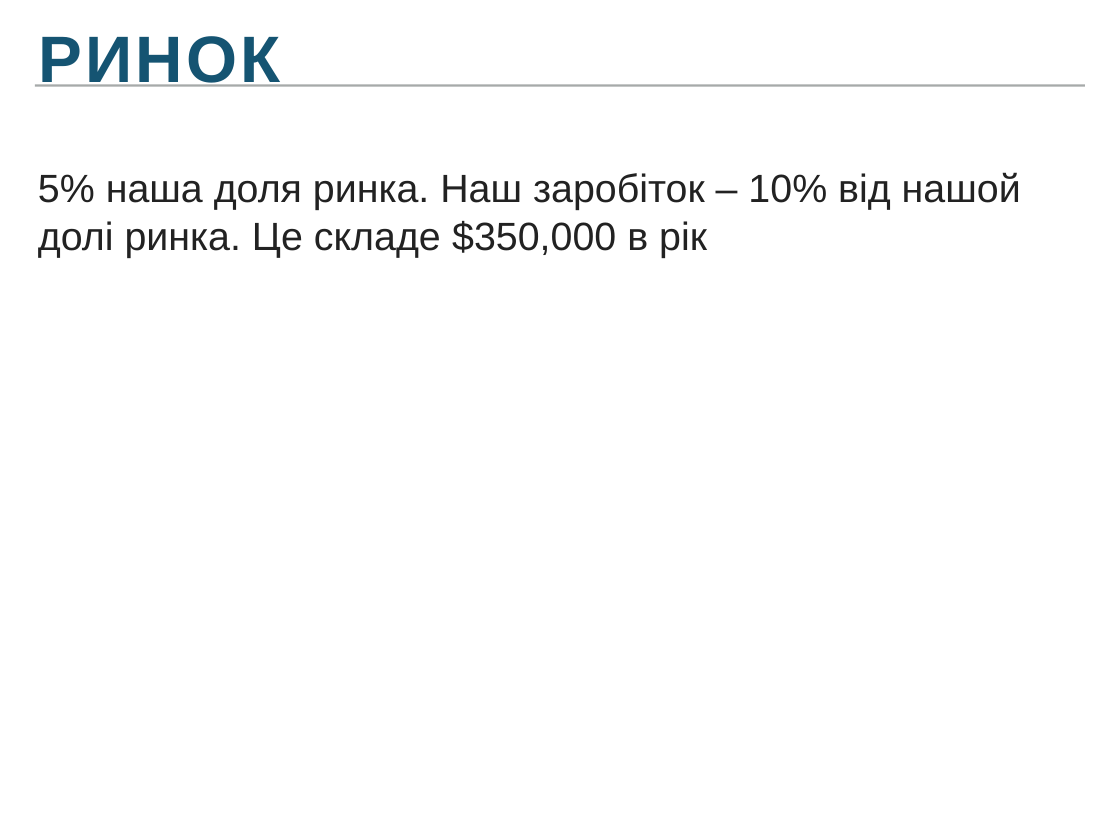
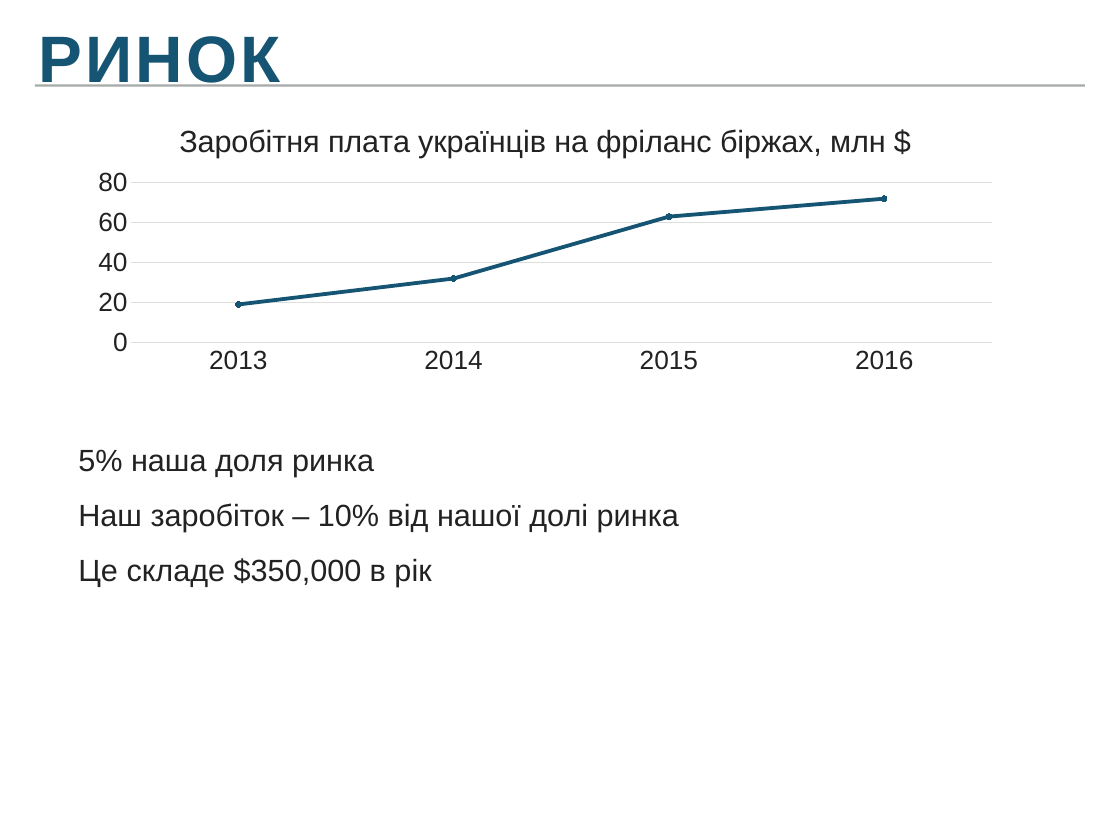
Before and after one commit to Frozen-Team/summercamp, a slide deck: slide 6 of presentation/Presentation_edited.pptx. Drawn at 1120x840 pixels with LibreOffice and Linux fonts; fonts in the diff are those of the drawing. Boxes give left, top, right and bottom in pixels: in the first picture for what was removed or moved away, otherwise in the second. Text is boxed around its words. In the diff, an @@ line names an element or a change of style, - is before the commit and + after.

```diff
--- a/presentation/Presentation_edited.pptx
+++ b/presentation/Presentation_edited.pptx
@@ line chart added at <box>80,112,1011,381</box> @@
+title "Заробiтня плата украïнцiв на фрiланс бiржах, млн $ "
+categories: 2013, 2014, 2015, 2016
+Series 1: 19, 32, 63, 72
@@ text at <box>78,449,679,587</box>: text changed; size 36 to 28 pt @@
-5% наша доля ринка. Наш заробіток – 10% від нашой долі ринка. Це складе $350,000 в рік
+5% наша доля ринка
+Наш заробіток – 10% від нашої долі ринка
+Це складе $350,000 в рік
```
Also in this commit, not shown: 6 other slides changed, 1 slide added, 1 slide removed, 1 other file.
